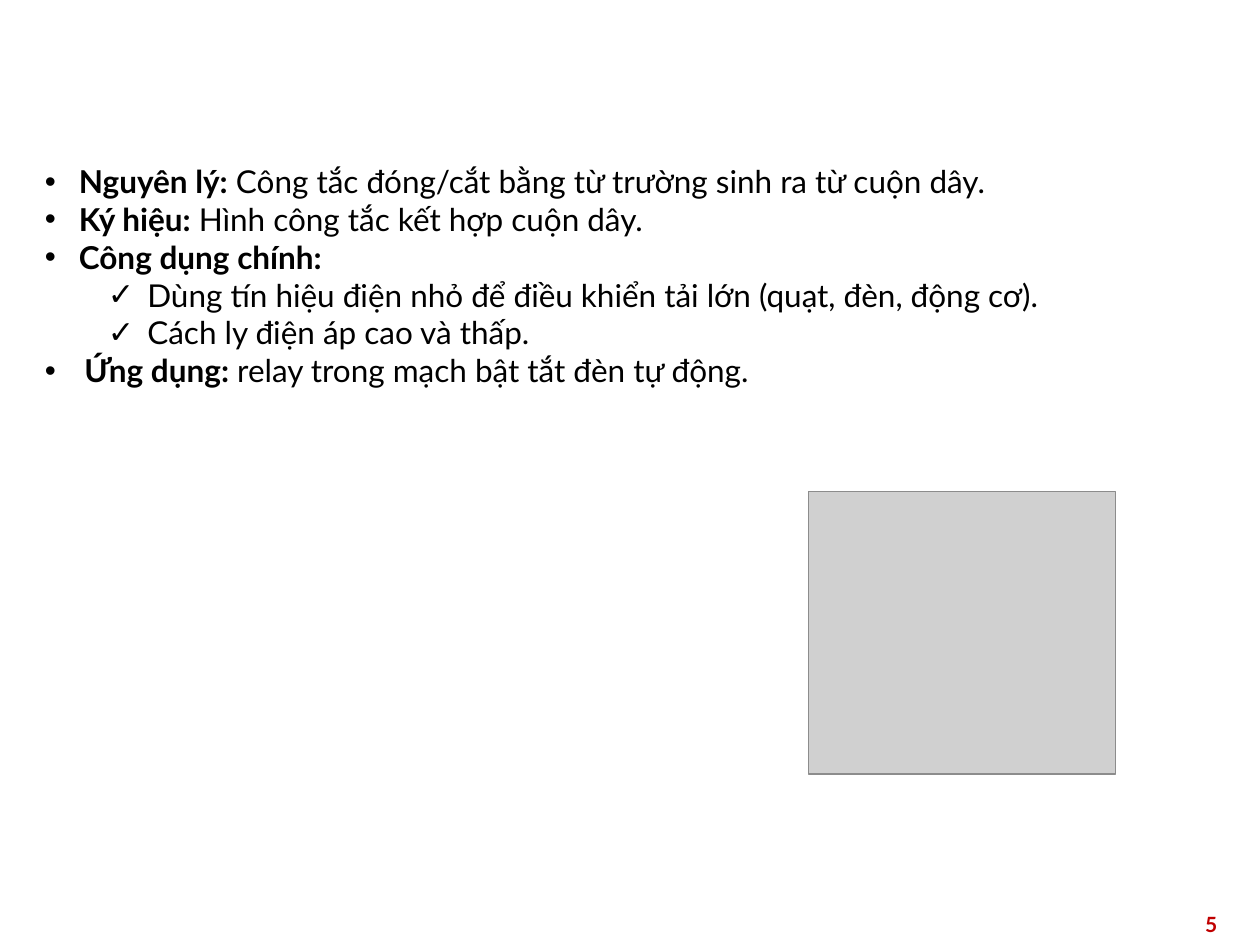
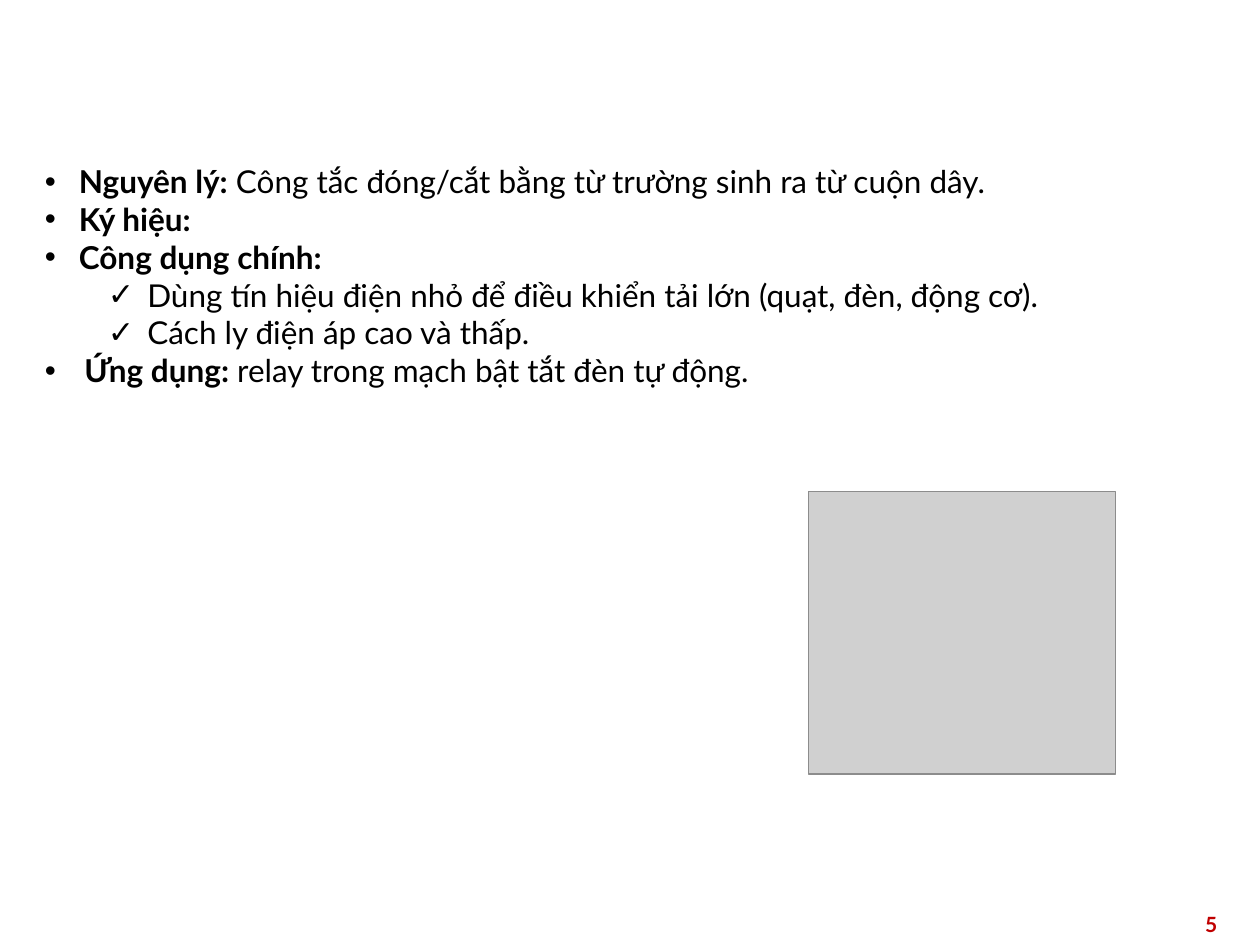
Before and after one commit to HuuThang812/BKAUTOADUINO, a slide deck: slide 5 of Bài Giảng/Buổi 1/Part 2 buổi 1.pptx. Drawn at 1260x945 pixels with LibreOffice and Linux fonts; fonts in the diff are those of the drawing; grey boxes stand for pictures; background and template pictures are left out. Boxes give left, top, right and bottom in pixels: in the first picture for what was removed or moved away, otherwise in the second. Text is boxed around its words. In the diff, an @@ line names an element or a change of style, - is before the commit and + after.

```diff
--- a/Bài Giảng/Buổi 1/Part 2 buổi 1.pptx
+++ b/Bài Giảng/Buổi 1/Part 2 buổi 1.pptx
@@ text at (79,207,190,237): text changed; bold on @@
-• Ký hiệu: Hình công tắc kết hợp cuộn dây.
+• Ký hiệu:
```
Also in this commit, not shown: 2 other slides changed, 1 slide added.
